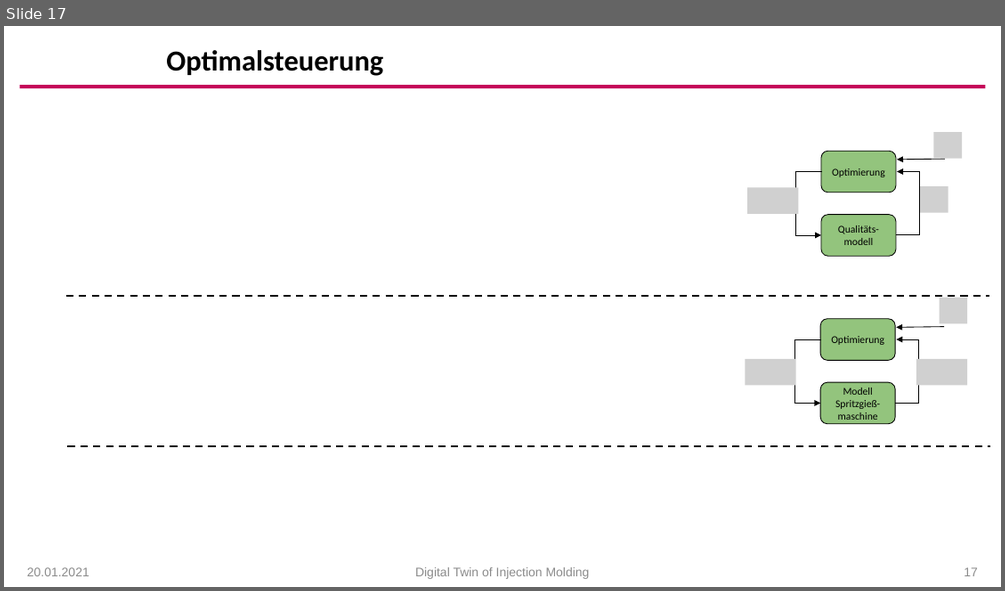
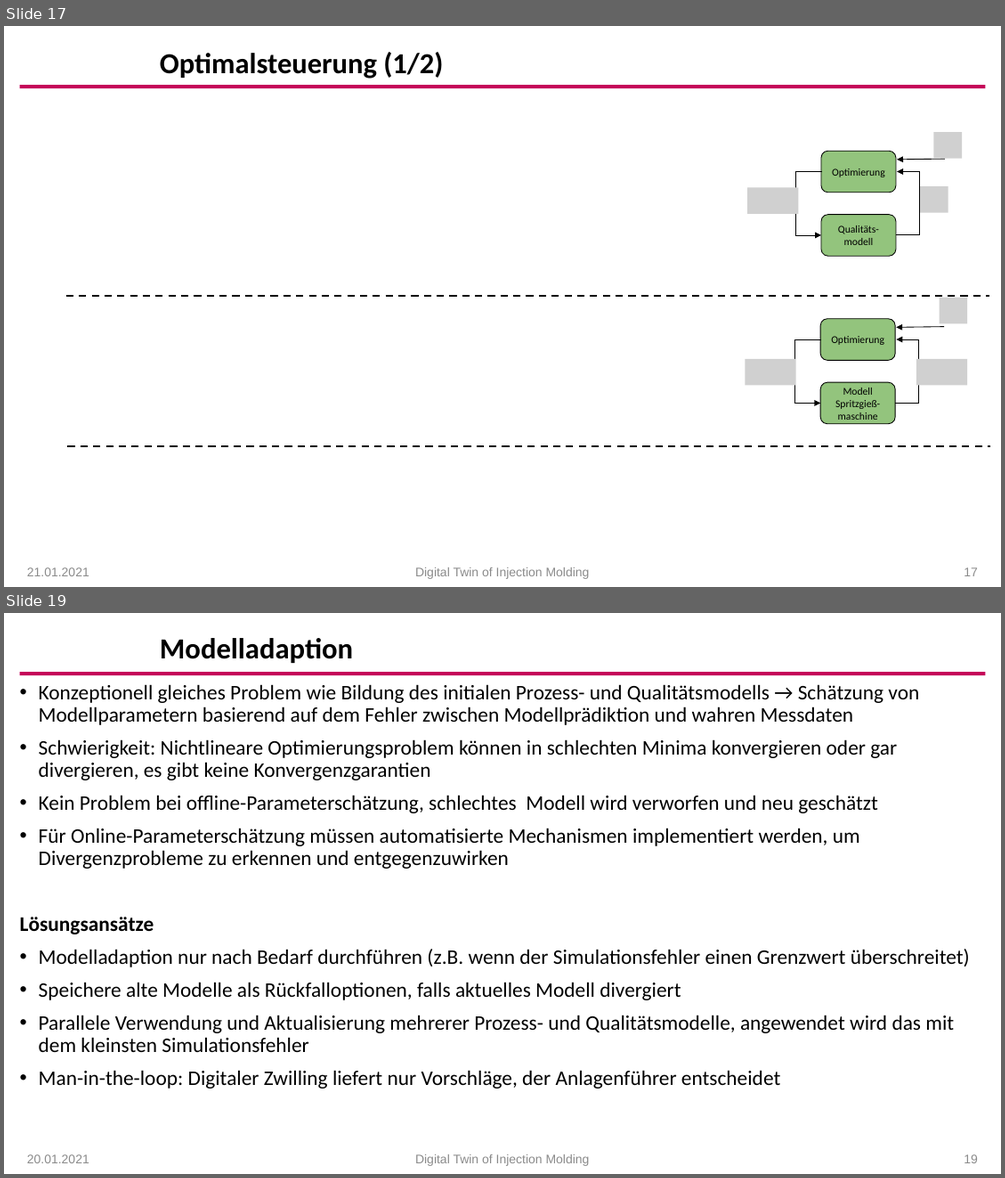
Before and after one commit to arehmer/DigitalTwinInjectionMoulding, a slide deck: Präsentationen/Kick-Off.pptx. Shown one above the other, each under a label of ours: slide 17 before the commit, slides 17 and 19 after it; the slides between them are not shown. The pictures are 1005x591 and 1005x1178 pixels, drawn with LibreOffice and Linux fonts; fonts in the diff are those of the drawing; grey boxes stand for pictures; background and template pictures are left out. Boxes give left, top, right and bottom in pixels: in the first picture for what was removed or moved away, otherwise in the second. Text is boxed around its words. In the diff, an @@ line names an element or a change of style, - is before the commit and + after.

```diff
--- a/Präsentationen/Kick-Off.pptx
+++ b/Präsentationen/Kick-Off.pptx
@@ slide 19 added at [4, 613, 1001, 1174], background #FFFFFF; not listed: 1 template element that a slide beside it also shows @@
@@ title added at [160, 638, 353, 663], 28 pt, text #000000, bold @@
+Modelladaption
@@ text added at [20, 684, 970, 1088], 20 pt, text #000000 @@
+• Konzeptionell gleiches Problem wie Bildung des initialen Prozess- und Qualitätsmodells → Schätzung von Modellparametern basierend auf dem Fehler zwischen Modellprädiktion und wahren Messdaten
+• Schwierigkeit: Nichtlineare Optimierungsproblem können in schlechten Minima konvergieren oder gar divergieren, es gibt keine Konvergenzgarantien
+• Kein Problem bei offline-Parameterschätzung, schlechtes Modell wird verworfen und neu geschätzt
+• Für Online-Parameterschätzung müssen automatisierte Mechanismen implementiert werden, um Divergenzprobleme zu erkennen und entgegenzuwirken
+Lösungsansätze
+• Modelladaption nur nach Bedarf durchführen (z.B. wenn der Simulationsfehler einen Grenzwert überschreitet)
+• Speichere alte Modelle als Rückfalloptionen, falls aktuelles Modell divergiert
+• Parallele Verwendung und Aktualisierung mehrerer Prozess- und Qualitätsmodelle, angewendet wird das mit dem kleinsten Simulationsfehler
+• Man-in-the-loop: Digitaler Zwilling liefert nur Vorschläge, der Anlagenführer entscheidet
@@ text added at [27, 1154, 89, 1163], 12 pt, text #8B8B8B @@
+20.01.2021
@@ text added at [415, 1154, 590, 1166], 12 pt, text #8B8B8B @@
+Digital Twin of Injection Molding
@@ page number added at [963, 1154, 978, 1163], 12 pt, text #8B8B8B @@
+19
@@ slide 17 changed as well @@
@@ text at [160, 52, 443, 79]: text changed @@
-Optimalsteuerung
+Optimalsteuerung (1/2)
@@ text at [27, 567, 89, 576]: text changed @@
-20.01.2021
+21.01.2021
```
Also in this commit, not shown: 9 other slides changed, 4 other slides added, 1 slide removed, 2 other files.
